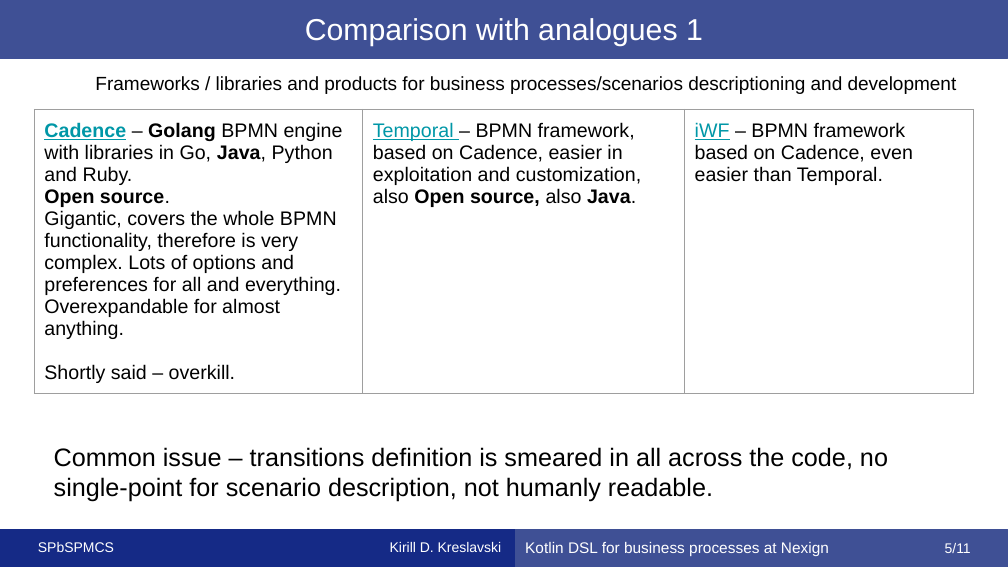
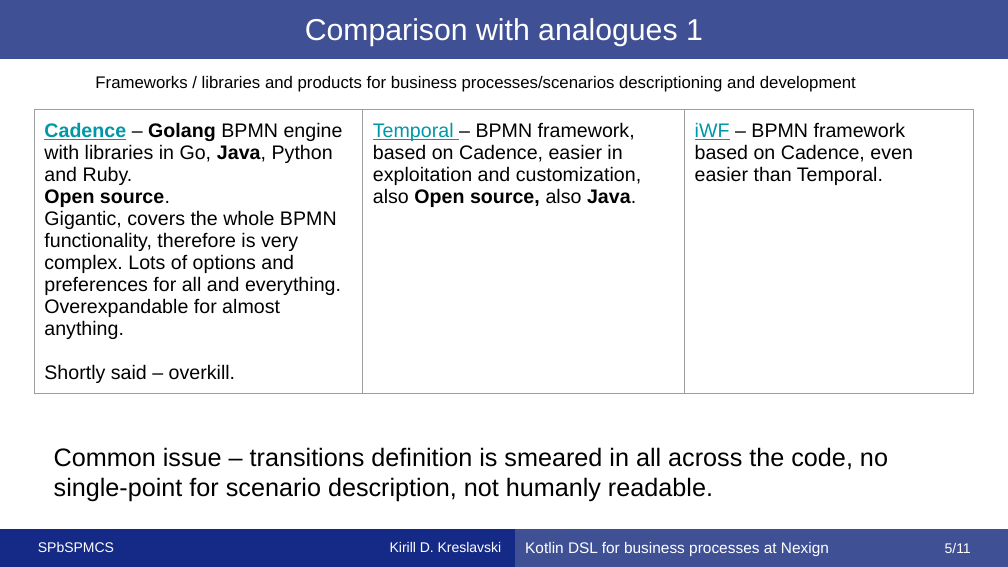
Before and after one commit to KreslavskiKD/nexign-kotlin-bp, a slide deck: slide 5 of other/2 sem/research_proposal/presentation/Research Proposal Nexign.pptx. Drawn at 1008x567 pixels with LibreOffice and Linux fonts; fonts in the diff are those of the drawing. Boxes give left, top, right and bottom in pixels: in the first picture for what was removed or moved away, otherwise in the second. Text is boxed around its words. In the diff, an @@ line names an element or a change of style, - is before the commit and + after.

```diff
--- a/other/2 sem/research_proposal/presentation/Research Proposal Nexign.pptx
+++ b/other/2 sem/research_proposal/presentation/Research Proposal Nexign.pptx
@@ text "Frameworks / libraries and products ..." at <box>95,76,856,92</box>: size 13.6 to 12 pt @@
```
Also in this commit, not shown: 1 other slide changed.
